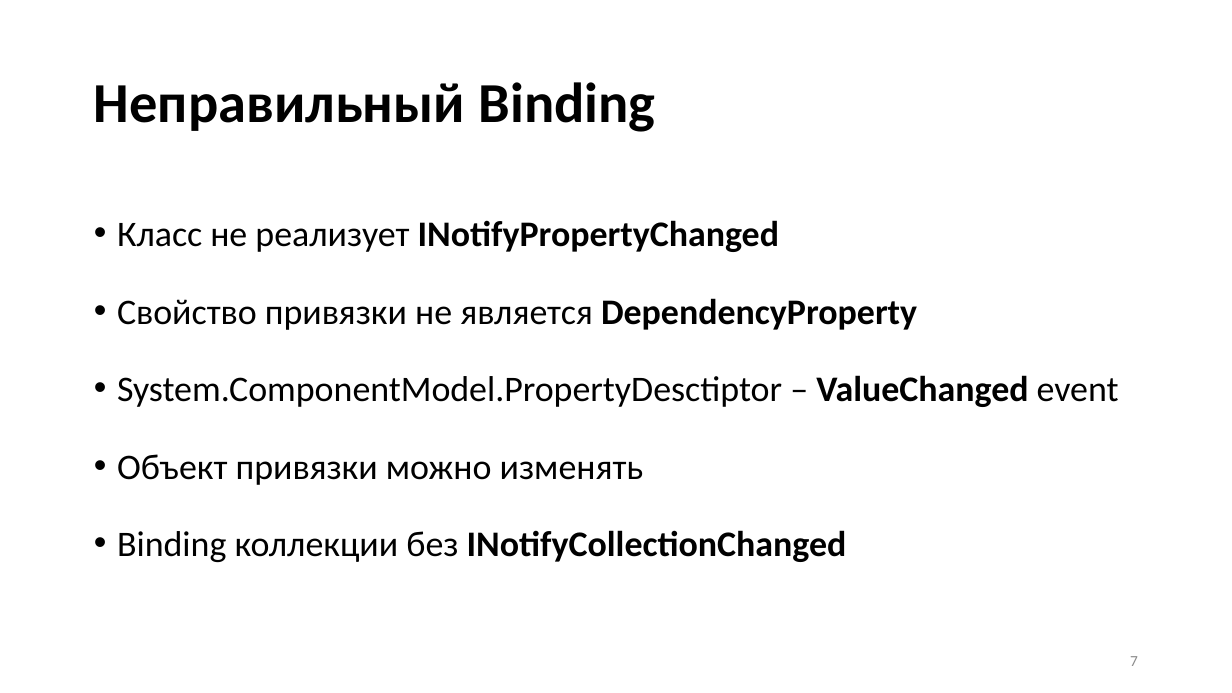
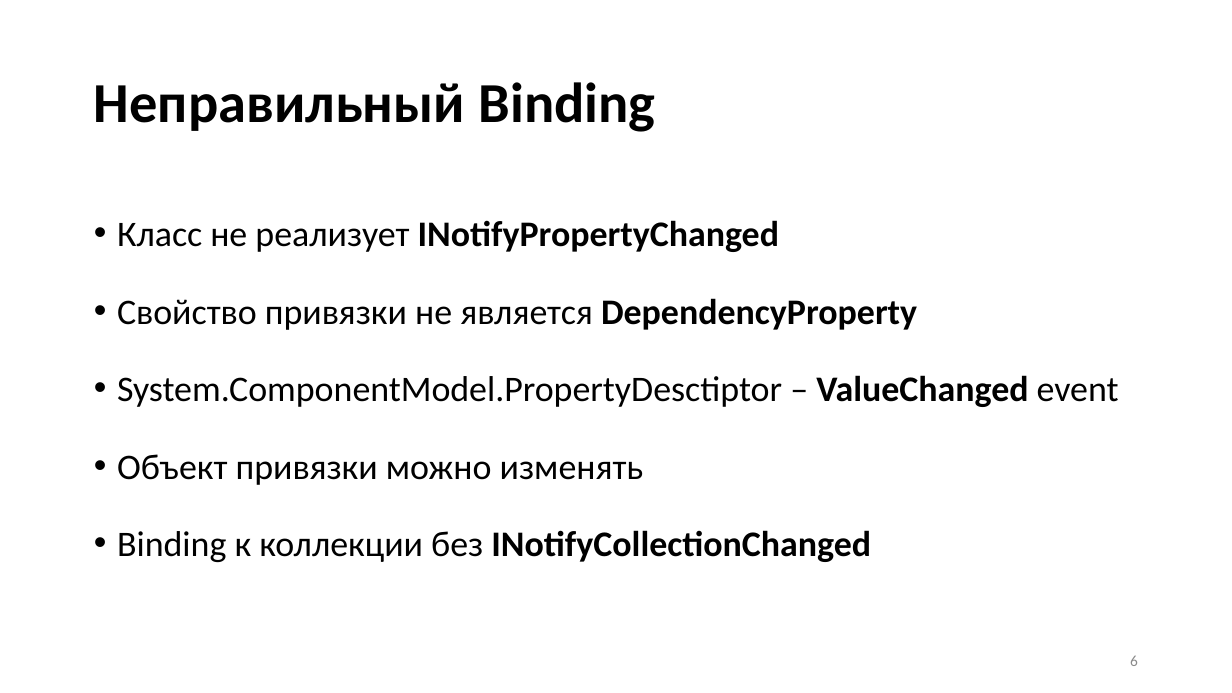
Before and after one commit to Talrandel/MemoryLeak, a slide deck: slide 6 of Утечки памяти.pptx (slide 7 before the commit). Drawn at 1232x693 pixels with LibreOffice and Linux fonts; fonts in the diff are those of the drawing. Boxes give left, top, right and bottom in pixels: in the first picture for what was removed or moved away, otherwise in the second. Text is boxed around its words. In the diff, an @@ line names an element or a change of style, - is before the commit and + after.

```diff
--- a/Утечки памяти.pptx
+++ b/Утечки памяти.pptx
@@ text at bbox=[117, 530, 871, 562]: text changed @@
-• Binding коллекции без INotifyCollectionChanged
+• Binding к коллекции без INotifyCollectionChanged
@@ page number at bbox=[1130, 655, 1138, 666]: text changed @@
-7
+6
```
Also in this commit, not shown: 10 other slides changed, 2 slides removed, 7 other files.
